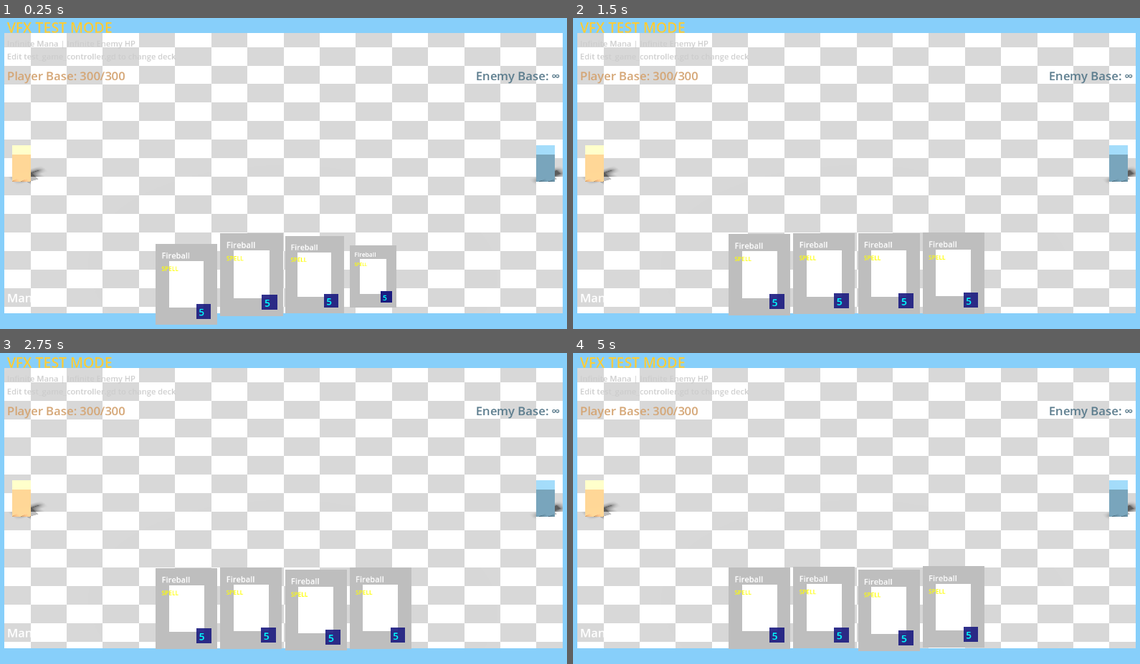
Above: before the commit, frames 1-4 (two rows, left to right).
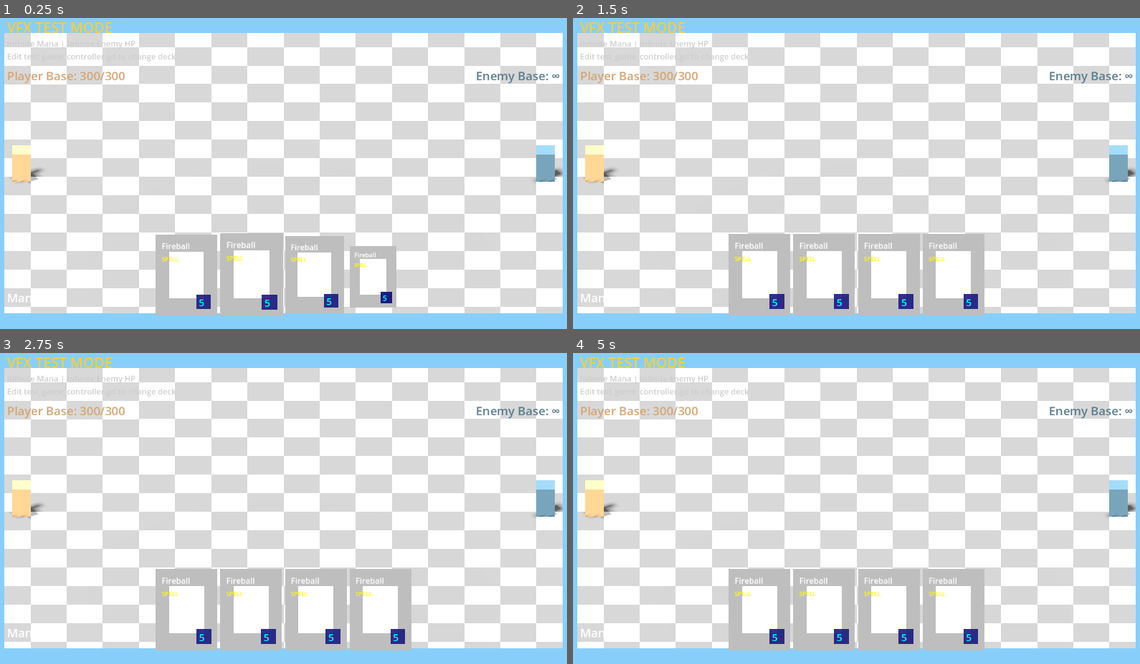
Above: after the commit, the same moments.

Repository: amari-charles/project-summoner
Game: Godot game, scene res://scenes/battlefield/test_battle_vfx.tscn
Two runs of this game, one before a commit and one after it. Both use one fixed random seed, a clock stepped at 60 frames per second and the inputs below. This scene is started directly instead of the project's main scene.
Inputs (mouse positions are in pixels of both pictures, inside the frame that each line leads up to):
- Up to frame 1 (0.25 s): no input
- Up to frame 2 (1.5 s): tap Enter at 0.5 s; drag from (856, 273) to (913, 98) at 0.52 s; tap Space at 1.25 s; drag from (1026, 217) to (828, 232) at 1.27 s
- Up to frame 3 (2.75 s): move the mouse to (113, 455) at 2.02 s; tap 1 at 2.1 s; click (113, 455) at 2.17 s
- Up to frame 4 (5 s): drag from (884, 502) to (686, 455) at 2.77 s; move the mouse to (771, 424) at 3.52 s; tap 1 at 3.6 s; click (771, 424) at 3.67 s; drag from (981, 486) to (771, 424) at 4.27 s

The runs differ from the first frame. In frame 1, 1.3% of the frame differs, in the area x 27-70%, y 69-99%; in frame 2, 0.7%; in frame 3, 0.9%; in frame 4, 1.2%.
Error in both runs: Invalid type in function 'get_battle' in base 'Node (CampaignService)'. Cannot convert argument 1 from Nil to String. (res://scripts/core/game_controller_3d.gd…

Commit message:
Remove idle animations from card hand
- Removed wave animation that moved cards up/down continuously
- Removed bob animation for idle cards
- Removed all related constants and the _process() function
- Cards now only animate on hover (elastic bounce + 3D tilt) and drag

🤖 Generated with [Claude Code](https://claude.com/claude-code)

Co-Authored-By: Claude <noreply@anthropic.com>

Diff:
--- a/scripts/ui/hand_ui.gd
+++ b/scripts/ui/hand_ui.gd
@@ -16,7 +16,6 @@
 
 	# Animation state
 	var hover_tween: Tween
-	var idle_tween: Tween
 	var is_hovered: bool = false
 	var was_recently_hovered: bool = false  # Prevents pulse from restarting immediately
 	var base_position: Vector2
@@ -35,8 +34,6 @@
 	const HOVER_OFFSET = -40.0  # How much card rises (negative = up)
 	const HOVER_SCALE = 1.2     # Scale multiplier when hovered
 	const HOVER_DURATION = 0.25 # Seconds for hover transition
-	const IDLE_BOB_AMOUNT = 3.0 # Pixels to bob up/down
-	const IDLE_BOB_DURATION = 2.0  # Seconds for one bob cycle
 
 	# Draw animation constants
 	const DRAW_ANIMATION_DURATION = 0.4
@@ -67,10 +64,6 @@
 		background_node = get_node_or_null("Background") as ColorRect
 		if background_node:
 			_setup_3d_shader()
-
-		# Stagger idle animation start
-		await get_tree().create_timer(card_index * 0.05).timeout
-		_start_idle_animation()
 
 	func _process(delta: float) -> void:
 		# Update velocity for rotation
@@ -229,10 +222,6 @@
 			return
 		is_hovered = true
 		was_recently_hovered = true
-
-		# Stop idle animation while hovering
-		if idle_tween and idle_tween.is_valid():
-			idle_tween.kill()
 
 		# Stop any pulse glow on the border
 		var border = get_node_or_null("Border") as ColorRect
@@ -315,30 +304,6 @@
 			# Set to gray, not back to pulse
 			glow_tween.tween_property(border, "color", Color.GRAY, 0.15)
 
-		# Restart idle animation after hover ends
-		hover_tween.finished.connect(_start_idle_animation)
-
-	## Subtle floating animation when idle
-	func _start_idle_animation() -> void:
-		if is_hovered:
-			return
-
-		# Kill existing idle tween
-		if idle_tween and idle_tween.is_valid():
-			idle_tween.kill()
-
-		# Create looping bob animation
-		idle_tween = create_tween()
-		idle_tween.set_loops()  # Infinite loop
-		idle_tween.set_trans(Tween.TRANS_SINE)
-		idle_tween.set_ease(Tween.EASE_IN_OUT)
-
-		# Bob up
-		idle_tween.tween_property(self, "position:y", base_position.y - IDLE_BOB_AMOUNT, IDLE_BOB_DURATION / 2.0)
-
-		# Bob down
-		idle_tween.tween_property(self, "position:y", base_position.y + IDLE_BOB_AMOUNT, IDLE_BOB_DURATION / 2.0)
-
 	## Update glow effect based on hover state and playability
 	func _update_hover_glow(active: bool) -> void:
 		var border = get_node_or_null("Border") as ColorRect
@@ -365,12 +330,6 @@
 var summoner: Node  # Can be Summoner or Summoner3D
 var card_displays: Array[Control] = []
 var selected_card_index: int = -1  # -1 means no selection
-
-# Wave animation
-var wave_time: float = 0.0
-const WAVE_AMPLITUDE = 2.0  # How high the wave goes (pixels)
-const WAVE_FREQUENCY = 1.5  # How fast the wave moves (cycles per second)
-const WAVE_SPACING = 0.5    # Distance between wave peaks (affects card-to-card phase)
 
 signal card_selected(index: int)
 
@@ -400,24 +359,6 @@
 
 	# Initial hand display
 	_rebuild_hand_display()
-
-func _process(delta: float) -> void:
-	# Update wave time
-	wave_time += delta * WAVE_FREQUENCY
-
-	# Apply wave animation to all cards
-	for i in range(card_displays.size()):
-		var card_display = card_displays[i] as CardDisplay
-		if not card_display or card_display.is_hovered:
-			continue  # Skip hovered cards
-
-		# Calculate wave offset for this card
-		var wave_phase = wave_time + (i * WAVE_SPACING)
-		var wave_offset = sin(wave_phase * TAU) * WAVE_AMPLITUDE
-
-		# Apply to base position y (only affects idle cards)
-		if not card_display.is_hovered:
-			card_display.base_position.y = 10 + wave_offset
 
 func _rebuild_hand_display() -> void:
 	# Clear existing displays
